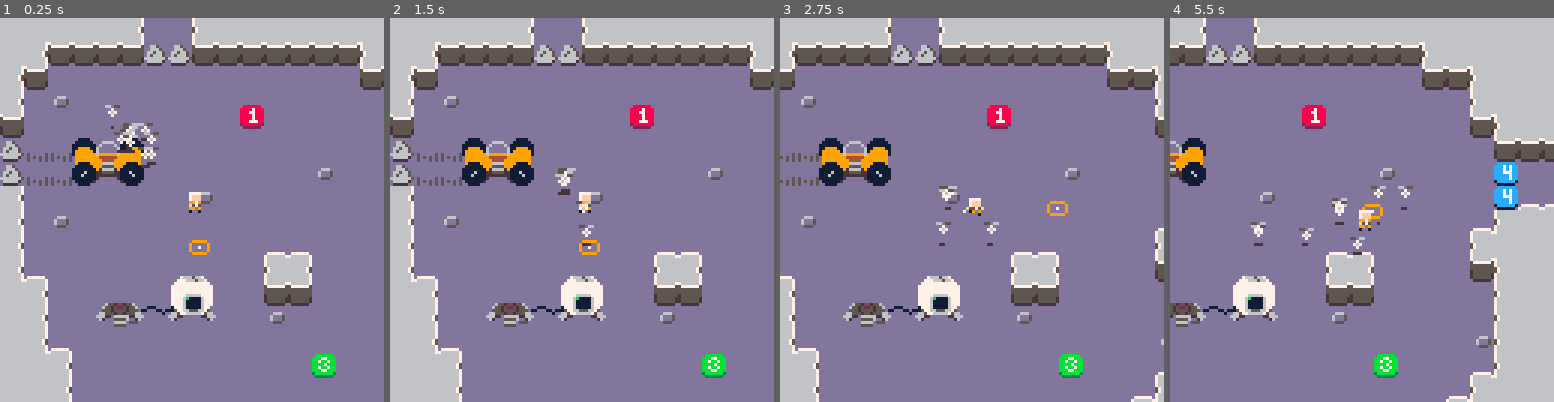
Above: before the commit, frames 1-4 (left to right).
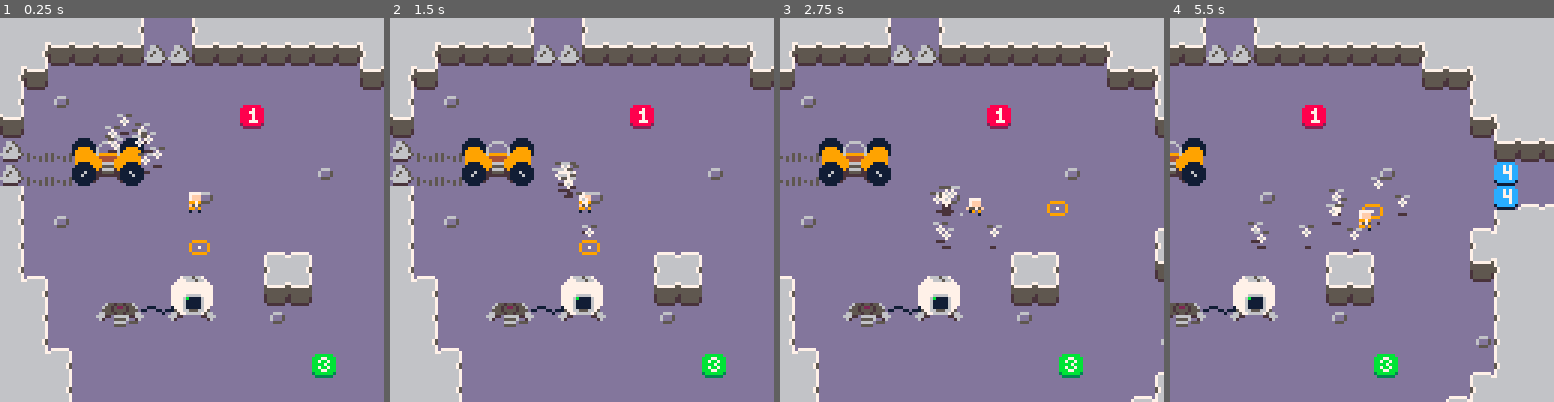
Above: after the commit, the same moments.

Repository: kevinthompson/moonbreak-p8
Game: PICO-8 cartridge moonbreak.p8
Two runs of this game, one before a commit and one after it. Both use one fixed random seed, a clock stepped at 60 frames per second and the inputs below.
Inputs:
- Up to frame 1 (0.25 s): no input
- Up to frame 2 (1.5 s): tap X (X key) at 0.33, 1.07 s; tap O (Z key) at 0.7 s
- Up to frame 3 (2.75 s): hold Right 1.6-2.1 s; tap O (Z key) at 1.7, 2.1, 2.5 s; tap X (X key) at 1.85 s; hold Up 2.15-2.42 s; hold Right from 2.47 s (still down)
- Up to frame 4 (5.5 s): tap O (Z key) every 0.4 s from 2.9 to 5.3 s; tap X (X key) at 2.97, 4.08, 5.2 s; release Right at 3.03 s; hold Left 3.08-3.58 s; hold Down 3.63-3.97 s; hold Right 4.02-4.68 s; hold Up 4.73-5.03 s; hold Left from 5.08 s (still down)

The runs differ from the first frame. In frame 1, 0.9% of the frame differs, in the area x 27-43%, y 22-41%; in frame 2, 0.5%; in frame 3, 0.5%; in frame 4, 0.9%.

Commit message:
feat: add variation to hovewr animation

Diff:
--- a/scripts/entities/bot.lua
+++ b/scripts/entities/bot.lua
@@ -3,10 +3,10 @@
   height = 4,
 
   map_collision = true,
+
   follow_distance = 8,
 
   speed = .40,
-
   state = "follow",
 
   target_radius = 8,
@@ -15,16 +15,16 @@
 
   elevation = 4,
   shadow = true,
+  ox = 0,
+  oy = 0,
 
   init = function(_ENV)
     entity.init(_ENV)
     time_offset = rnd()
-  end,
-
-  update = function(_ENV)
-    -- hover animiation
-    elevation = 2.5 + sin((t() + time_offset) * .5)
-    entity.update(_ENV)
+    hover_distance = rnd(3)
+    hover_direction = rnd({-1,1})
+    hover_speed = .3 + rnd() * .2
+    follow_distance = 6 + rnd(3)
   end,
 
   draw = function(_ENV)
@@ -58,11 +58,23 @@
     add(target.bots, _ENV)
   end,
 
+  hover = function(_ENV)
+    local period = (t() + time_offset) * hover_speed
+    elevation = 2.5 + sin(period)
+    ox = cos(period * hover_direction) * hover_distance
+    oy = sin(period * hover_direction) * hover_distance
+  end,
+
   -- states
 
   states = {
+    idle = function(_ENV)
+      _ENV:hover()
+    end,
+
     follow = function(_ENV)
       _ENV:follow(player)
+      _ENV:hover()
     end,
 
     aiming = function(_ENV)
@@ -73,8 +85,11 @@
     end,
 
     throw = function(_ENV)
+      ox = 0
+      oy = 0
+
       -- move towards ground target
-      elevation = arc(animation_frames,8,animation_frame)
+      elevation = 2.5 + arc(animation_frames,8,animation_frame)
 
       local nx = lerp(player.x, target.x, animation_frame / animation_frames)
       local ny = lerp(player.y, target.y, animation_frame / animation_frames)
@@ -89,6 +104,8 @@
     end,
 
     targeting = function(_ENV)
+      target = nil
+
       -- find target
       for e in all(entity.objects) do
 
@@ -101,8 +118,9 @@
         end
       end
 
-      -- carry or attack target
-      -- else go idle
+      if not target then
+        state = "idle"
+      end
     end,
 
     carry = function(_ENV, new_target)
--- a/scripts/entities/cursor.lua
+++ b/scripts/entities/cursor.lua
@@ -69,7 +69,7 @@
         and ccol({x=x,y=y,r=recall_radius},{x=e.x,y=e.y,r=1})
         and count(player.bots,e) <= 0
         then
-          del(e.target.bots, e)
+          if (e.targte) del(e.target.bots, e)
           add(player.bots,e)
           e.state = "follow"
           e.target = player
--- a/scripts/entities/entity.lua
+++ b/scripts/entities/entity.lua
@@ -21,6 +21,7 @@
 
   -- collision
   map_collision = false,
+  entity_collision = false,
   hitbox = {0,0,0,0}, -- offsets: left, right, up, down from origin
 
   -- drawing
@@ -127,10 +128,12 @@
     end
 
     -- entity collision
-    for e in all(entity.objects) do
-      if e != _ENV
-      and _ENV:entity_collide(cx,cy,e) then
-        return _ENV:on_entity_collide(e)
+    if entity_collision then
+      for e in all(entity.objects) do
+        if e != _ENV
+        and _ENV:entity_collide(cx,cy,e) then
+          return _ENV:on_entity_collide(e)
+        end
       end
     end
 
--- a/scripts/entities/objective.lua
+++ b/scripts/entities/objective.lua
@@ -15,6 +15,7 @@
     for b in all(bots) do
       b.target = player
       b.state = "follow"
+      add(player.bots, b)
     end
     bots = {}
   end,
@@ -81,8 +82,9 @@
       -- position bots
       local astep = 1/#bots
       for i=1,#bots do
+        local starta = #bots == 2 and 0 or .25
         local bot = bots[i]
-        local a = i * astep
+        local a = starta + i * astep
         bot.x = lerp(bot.x, x + cos(a) * 5, .2)
         bot.y = lerp(bot.y, y + sin(a) * 5, .2)
       end
--- a/scripts/scenes/game.lua
+++ b/scripts/scenes/game.lua
@@ -46,12 +46,13 @@
   draw=function(_ENV)
     sort(entity.objects)
     cls(13)
-    map()
 
     -- draw shadows
     for e in all(entity.objects) do
       e:draw_shadow()
     end
+
+    map()
 
     -- draw entities
     for e in all(entity.objects) do
